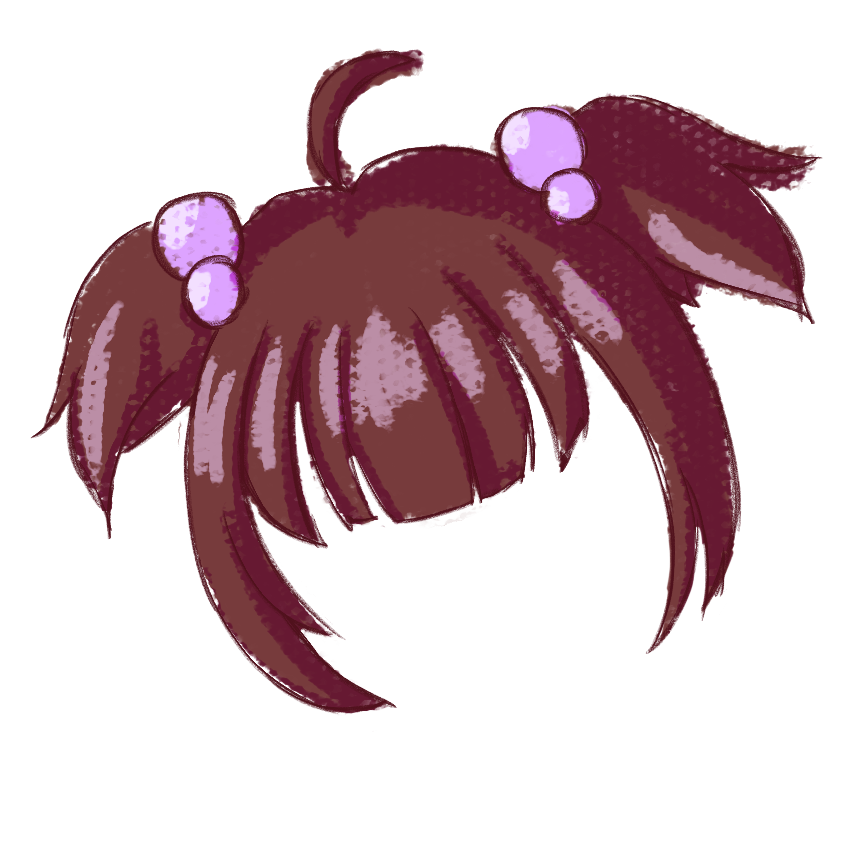
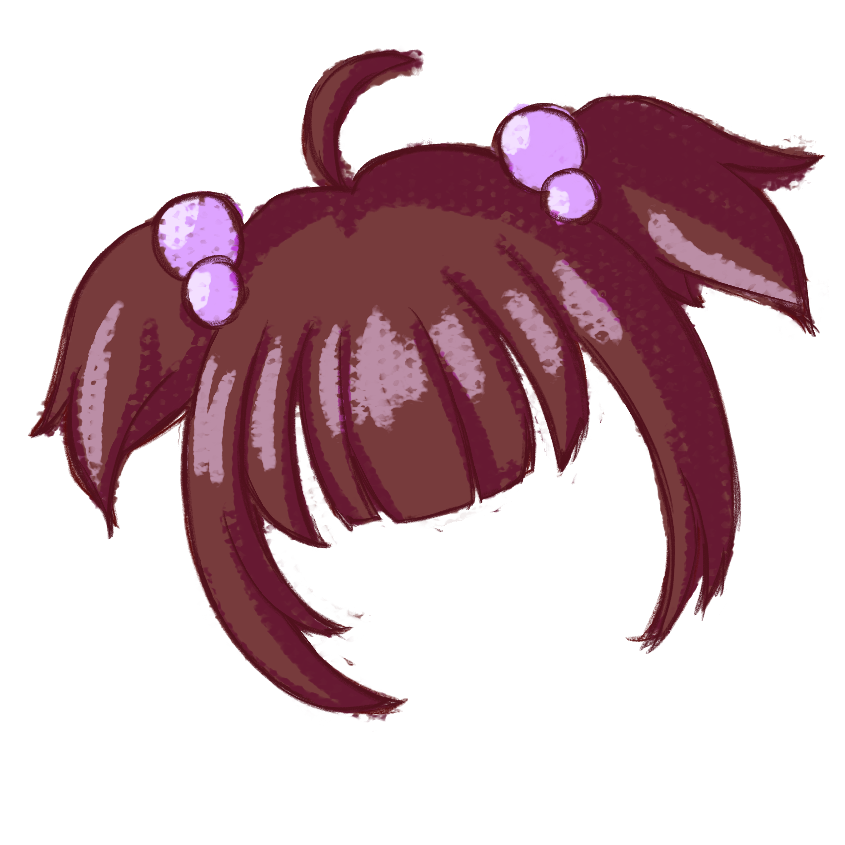
Layer changes from the first 845 × 845 image to the second:
showed "Group 2" over <box>32,48,820,712</box>
showed "Group 1" over <box>27,46,829,723</box>
